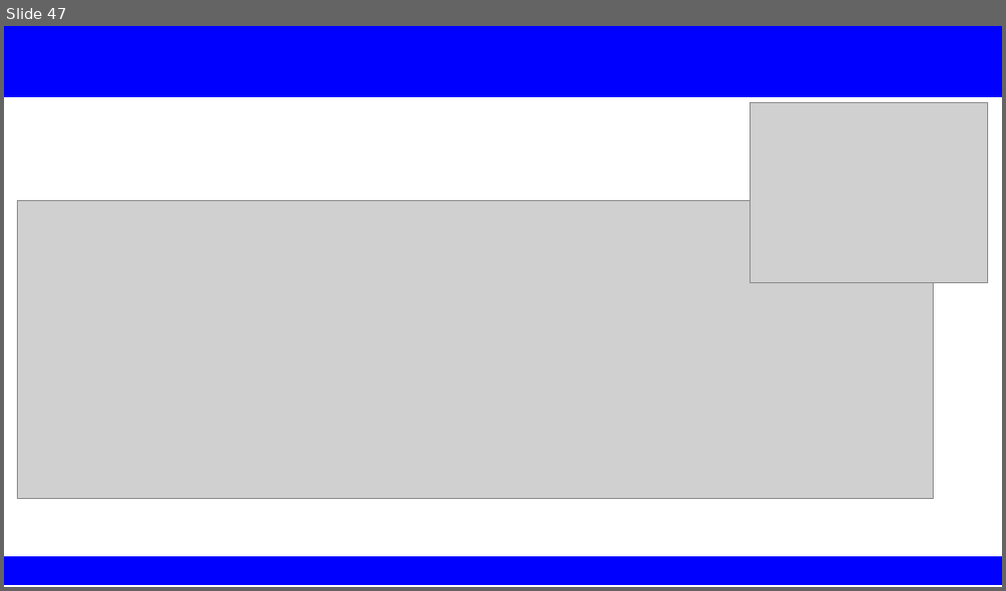
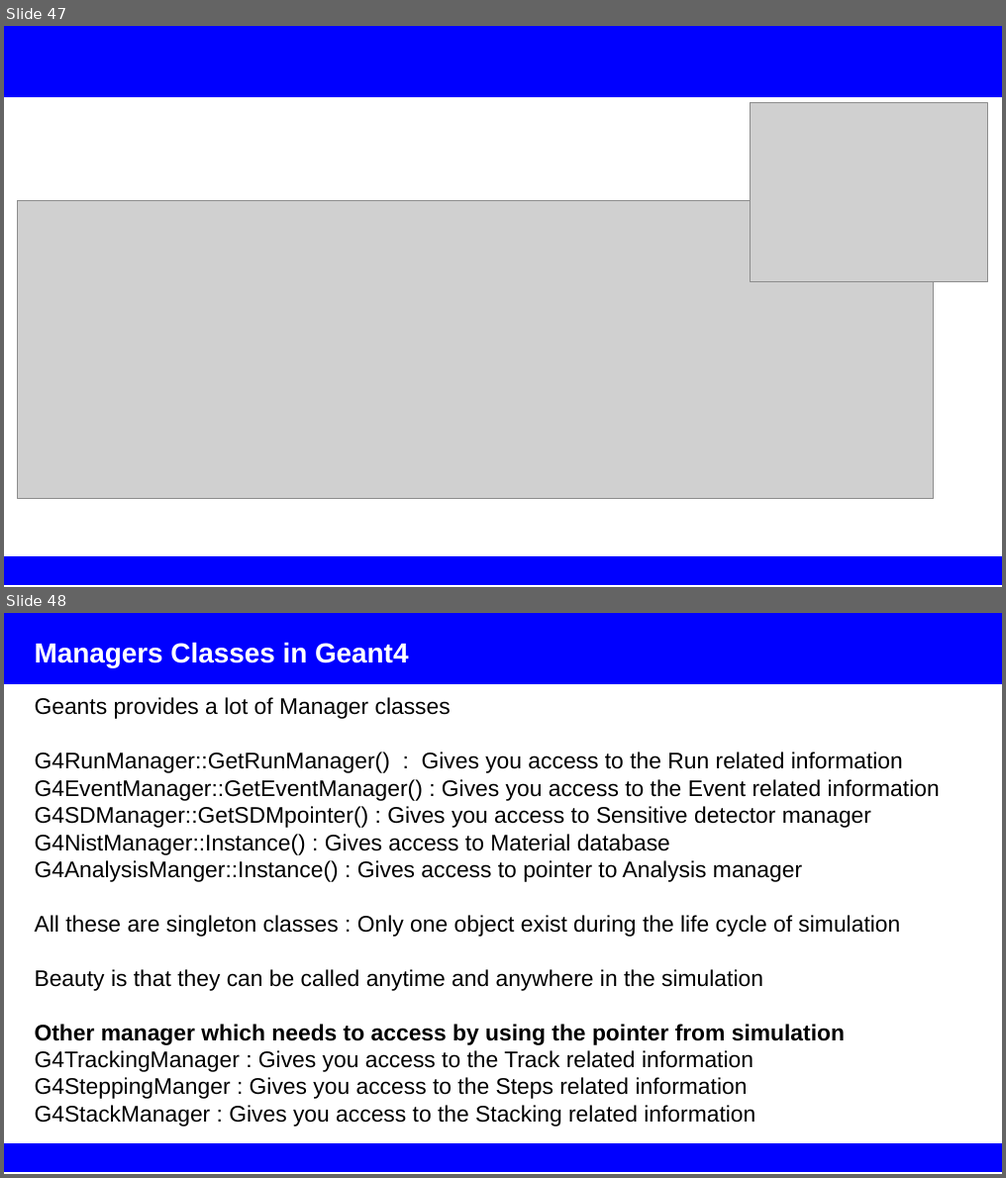
Before and after one commit to rsehgal/G4Simulations, a slide deck: Presentations/IntroductoryTalk_CU.pptx. Shown one above the other, each under a label of ours: slide 47 before the commit, slides 47 and 48 after it. The pictures are 1006x591 and 1006x1178 pixels, drawn with LibreOffice and Linux fonts; fonts in the diff are those of the drawing; grey boxes stand for pictures. Boxes give left, top, right and bottom in pixels: in the first picture for what was removed or moved away, otherwise in the second. Text is boxed around its words. In the diff, an @@ line names an element or a change of style, - is before the commit and + after.

```diff
--- a/Presentations/IntroductoryTalk_CU.pptx
+++ b/Presentations/IntroductoryTalk_CU.pptx
@@ slide 48 added at (4, 613, 1002, 1174), background #FFFFFF @@
@@ rectangle added at (4, 613, 1002, 684), fill #0000FF, outline #0000FF 0 pt @@
@@ text added at (35, 642, 409, 667), 22 pt, text #FFFFFF, bold @@
+Managers Classes in Geant4
@@ text added at (35, 697, 940, 1099), 18 pt, text #000000 @@
+Geants provides a lot of Manager classes
+G4RunManager::GetRunManager() : Gives you access to the Run related information
+G4EventManager::GetEventManager() : Gives you access to the Event related information
+G4SDManager::GetSDMpointer() : Gives you access to Sensitive detector manager
+G4NistManager::Instance() : Gives access to Material database
+G4AnalysisManger::Instance() : Gives access to pointer to Analysis manager
+All these are singleton classes : Only one object exist during the life cycle of simulation
+Beauty is that they can be called anytime and anywhere in the simulation
+Other manager which needs to access by using the pointer from simulation
+G4TrackingManager : Gives you access to the Track related information
+G4SteppingManger : Gives you access to the Steps related information
+G4StackManager : Gives you access to the Stacking related information
@@ rectangle added at (4, 1145, 1002, 1172), fill #0000FF, outline #0000FF 0 pt @@
```
Also in this commit, not shown: 47 other slides changed, 1 other file.
